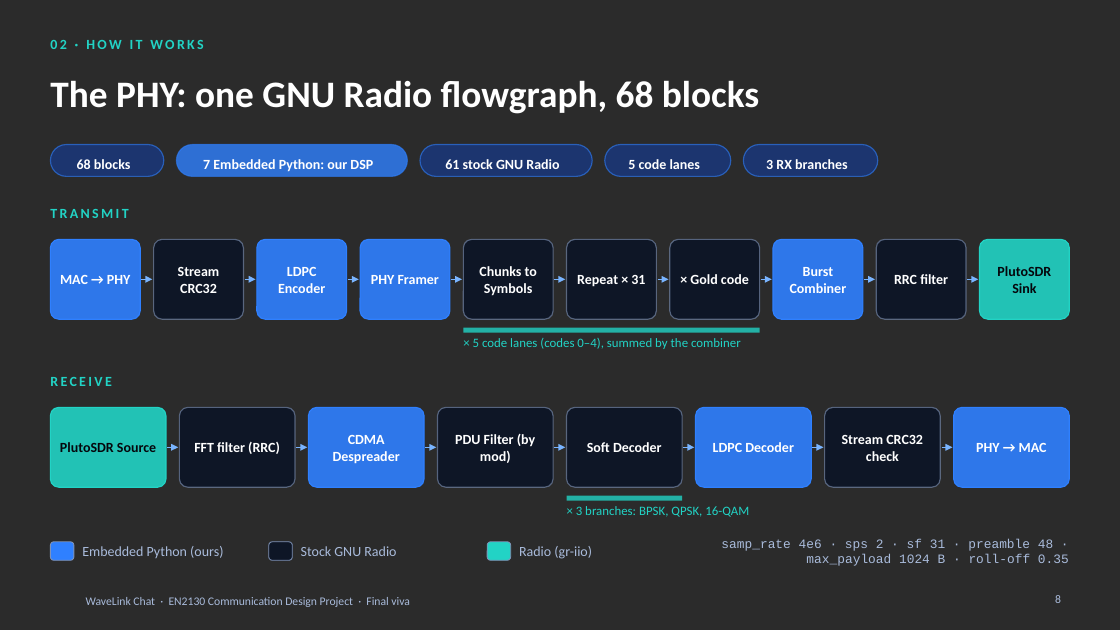
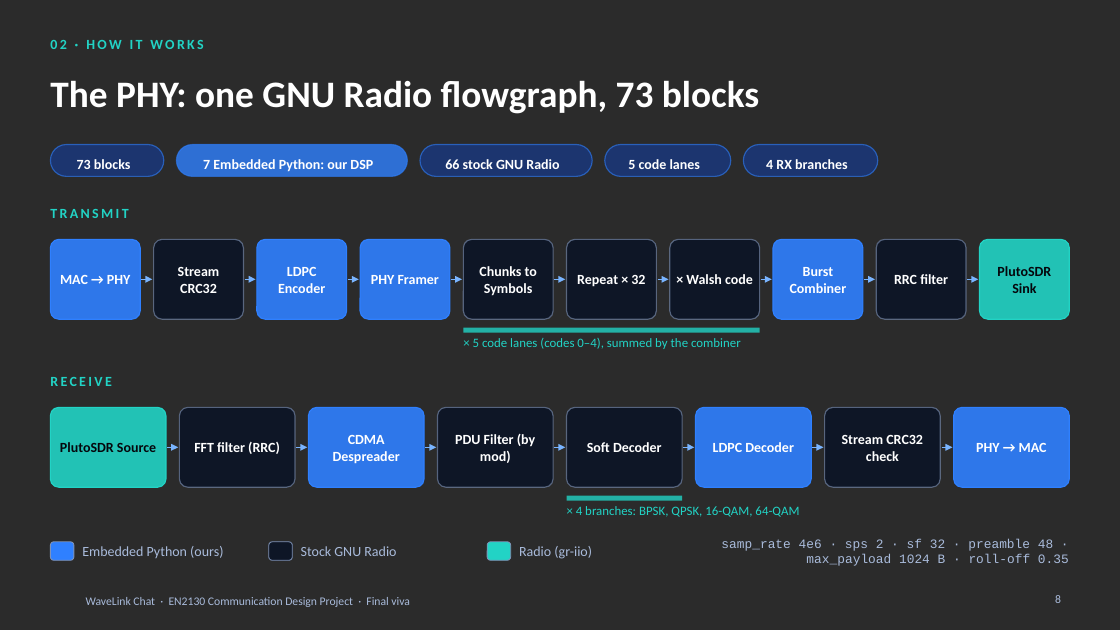
Before and after one commit to pxn-ai/WaveLink, a slide deck: slide 8 of WaveLink_App_Final/WaveLink_Chat_Final_Viva.pptx. Drawn at 1120x630 pixels with LibreOffice and Linux fonts; fonts in the diff are those of the drawing; background and template pictures are left out; a plain dark background stands for a picture behind light text. Boxes give left, top, right and bottom in pixels: in the first picture for what was removed or moved away, otherwise in the second. Text is boxed around its words. In the diff, an @@ line names an element or a change of style, - is before the commit and + after.

```diff
--- a/WaveLink_App_Final/WaveLink_Chat_Final_Viva.pptx
+++ b/WaveLink_App_Final/WaveLink_Chat_Final_Viva.pptx
@@ title at (x1=50, y1=80, x2=759, y2=114): text changed @@
-The PHY: one GNU Radio flowgraph, 68 blocks
+The PHY: one GNU Radio flowgraph, 73 blocks
@@ text in rounded rectangle at (x1=77, y1=159, x2=130, y2=169): text changed @@
-68 blocks
+73 blocks
@@ text in rounded rectangle at (x1=445, y1=159, x2=559, y2=169): text changed @@
-61 stock GNU Radio
+66 stock GNU Radio
@@ text in rounded rectangle at (x1=766, y1=159, x2=848, y2=169): text changed @@
-3 RX branches
+4 RX branches
@@ text in rounded rectangle at (x1=577, y1=275, x2=645, y2=287): text changed @@
-Repeat × 31
+Repeat × 32
@@ text in rounded rectangle at (x1=686, y1=274, x2=753, y2=284): text changed @@
-× Gold code
+× Walsh code
@@ text at (x1=576, y1=506, x2=799, y2=517): text changed @@
-× 3 branches: BPSK, QPSK, 16-QAM
+× 4 branches: BPSK, QPSK, 16-QAM, 64-QAM
@@ text at (x1=721, y1=539, x2=1069, y2=566): text changed @@
-samp_rate 4e6 · sps 2 · sf 31 · preamble 48 · max_payload 1024 B · roll-off 0.35
+samp_rate 4e6 · sps 2 · sf 32 · preamble 48 · max_payload 1024 B · roll-off 0.35
```
Also in this commit, not shown: 22 other slides changed, 6 other files.
